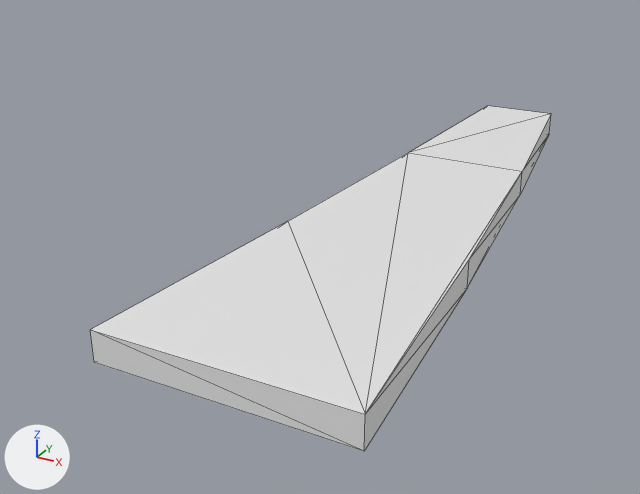
Before and after pictures for a commit that changed the OBJ model sandbox/assets/generated/models/tall_grass__blade_1.obj.
The view is the same before and after, from a camera (50 mm lens) standing at (1.01, -1.36, 1.12) and looking at (-0.54, 1.46, -0.29). Arrows for +X, +Y and +Z are at lower left; the lights stay in place. The first picture is the older version. Mesh edges are drawn as thin lines. Where no turn or scale is listed for an object, it has been applied to the vertices.

The first picture shows 'tall_grass__blade_1'.
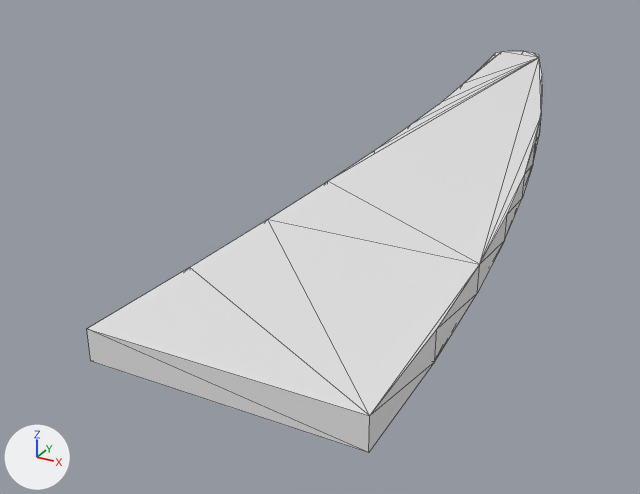
Changed parts and their boxes [x1, y1, x2, y2] in the pictures (640 x 494 px):
'tall_grass__blade_1', reshaped (16% taller): before [90, 106, 551, 451]; after [87, 51, 543, 453]

The change in detail:
me_tall_grass__blade_1 is used by ob_tall_grass__blade_1; location (0.0, 0.0, 0.0).
me_tall_grass__blade_1 had 16 vertices, 28 faces and spanned x -0.36..0.36, y 0.0..2.46, z 0.0..0.09.
me_tall_grass__blade_1 now has 50 vertices, 96 faces and spans x -0.58..0.37, y 0.0..3.74, z 0.0..0.09.
me_tall_grass__blade_1 part 1: the whole mesh is rebuilt.
